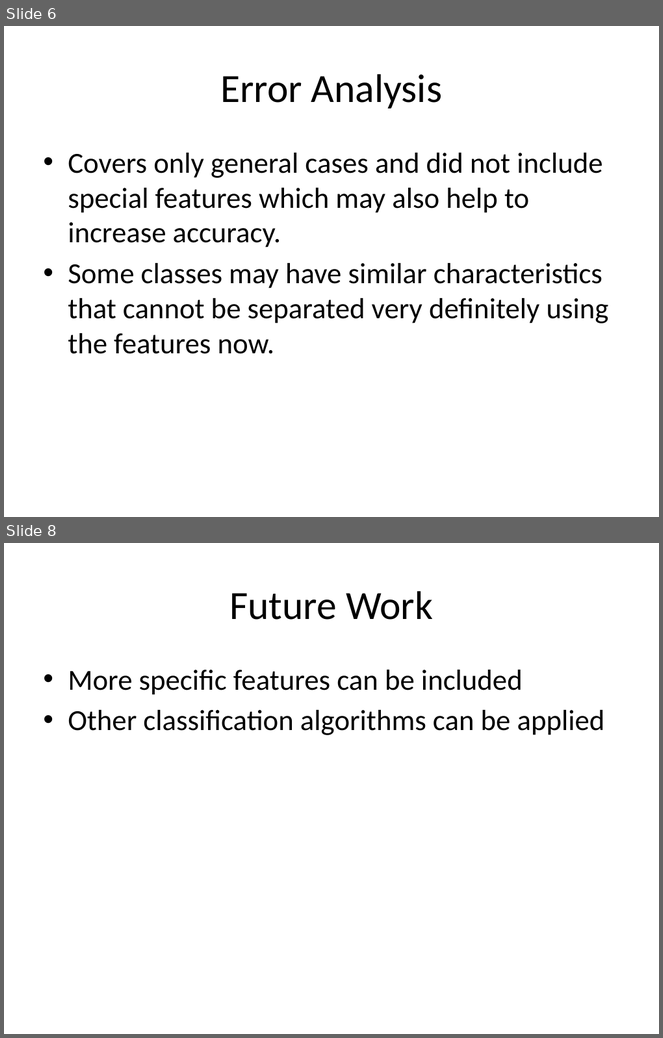
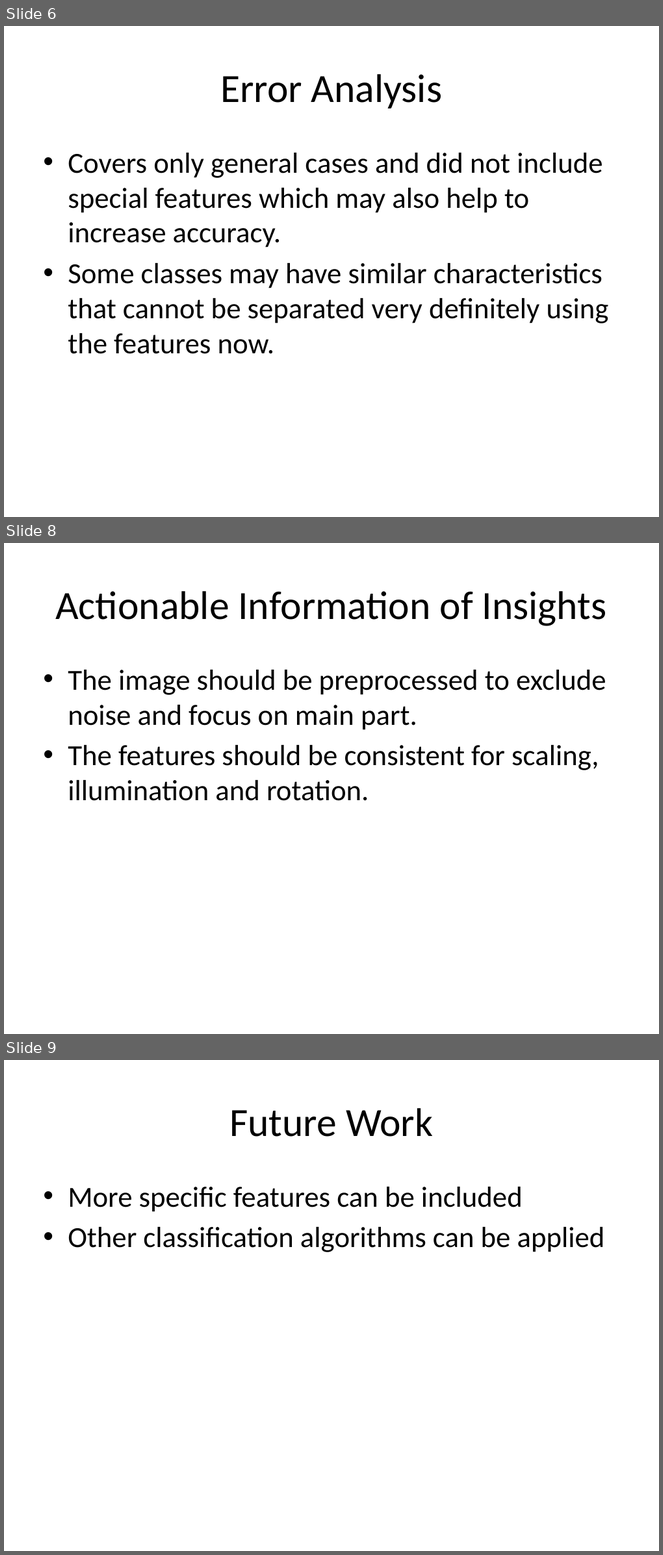
Before and after one commit to EryueChen/Foreign-Exchange, a slide deck: Midterm/midterm_slides.pptx. Shown one above the other, each under a label of ours: slides 6 and 8 before the commit, slides 6, 8 and 9 after it; the slides between them are not shown. The pictures are 663x1038 and 663x1555 pixels, drawn with LibreOffice and Linux fonts; fonts in the diff are those of the drawing. Boxes give left, top, right and bottom in pixels: in the first picture for what was removed or moved away, otherwise in the second. Text is boxed around its words. In the diff, an @@ line names an element or a change of style, - is before the commit and + after.

```diff
--- a/Midterm/midterm_slides.pptx
+++ b/Midterm/midterm_slides.pptx
@@ slide 8 added at (x1=4, y1=543, x2=659, y2=1034), background #FFFFFF @@
@@ title added at (x1=55, y1=591, x2=607, y2=626), 44 pt, text #000000 @@
+Actionable Information of Insights
@@ text added at (x1=68, y1=670, x2=607, y2=801), 32 pt, text #000000 @@
+• The image should be preprocessed to exclude noise and focus on main part.
+• The features should be consistent for scaling, illumination and rotation.
@@ what was slide 8 is now slide 9 @@
```
Also in this commit, not shown: 2 other slides added, 1 slide removed, 1 other file.
